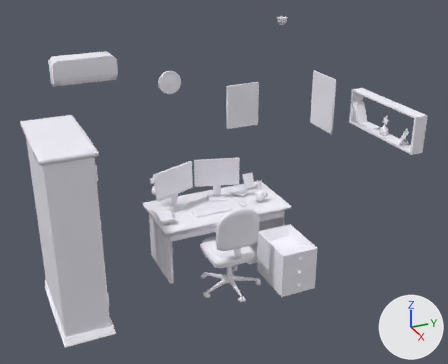
The FBX model Assets/Prefabs/Rooms/Office/Office_low.fbx: old version first, new version second.
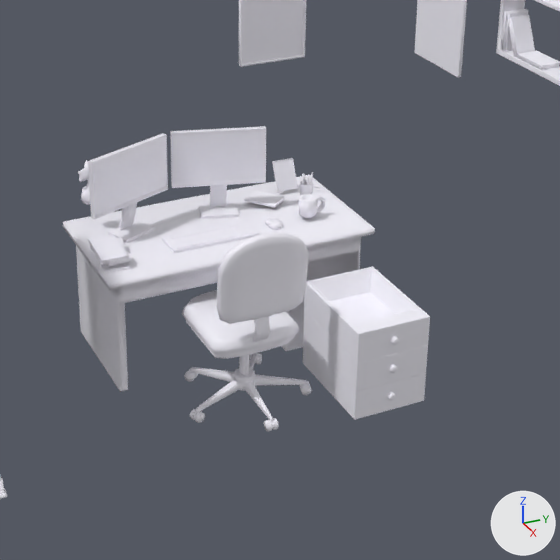
Each version is shown whole from a 50 mm camera at (5.93, -2.57, 3.93) aimed at (0.0, 0.1, 0.97), then close up on the part from 25% to 85% of the width and 27% to 100% of the height. Arrows for +X, +Y and +Z are at lower right; the lights stay in place. Where no turn or scale is listed for an object, it has been applied to the vertices.

The first close-up shows 'NST_Book5_low', 'NST_DeskDrawer1_low', 'NST_DeskDrawer2_low', 'NST_DeskDrawer3_low', 'NST_DrawerHandle1_low', 'NST_DrawerHandle2_low', 'NST_DrawerHandle3_low', 'NST_Keyboard_low', 'NST_Plant_low', 'SM_Books2_low', 'SM_Chair_low', 'SM_Commodes2_low', 'SM_DarkPainting_low', 'SM_Desk_low', 'SM_Mirror_low', 'SM_Monitors_low'.
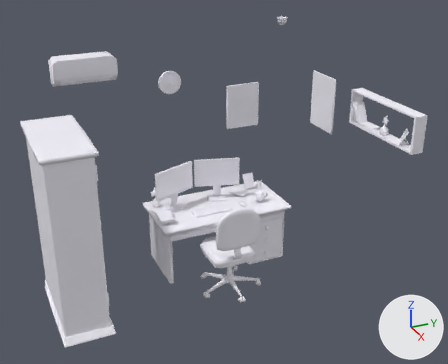
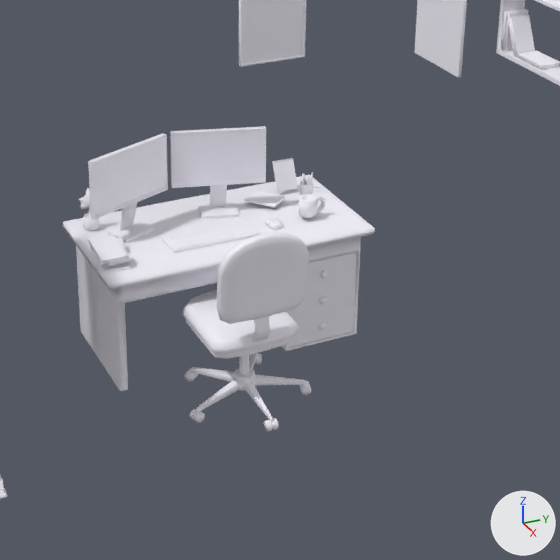
What changed in the scene script:
```text
Change ob_nst_plant_low:
    ob_nst_plant_low.location: (-0.244, -0.651, 0.902) -> (-0.244, -0.651, 0.739)
Change ob_nst_drawerhandle1_low:
    ob_nst_drawerhandle1_low.location: (1.104, 0.492, 0.451) -> (0.34, 0.492, 0.451)
Change ob_nst_drawerhandle3_low:
    ob_nst_drawerhandle3_low.location: (1.104, 0.492, 0.117) -> (0.34, 0.492, 0.117)
Change ob_nst_deskdrawer1_low:
    ob_nst_deskdrawer1_low.location: (0.782, 0.492, 0.457) -> (0.019, 0.492, 0.457)
Change ob_nst_deskdrawer2_low:
    ob_nst_deskdrawer2_low.location: (0.782, 0.492, 0.286) -> (0.019, 0.492, 0.286)
Change ob_nst_deskdrawer3_low:
    ob_nst_deskdrawer3_low.location: (0.782, 0.492, 0.116) -> (0.019, 0.492, 0.116)
Change ob_nst_drawerhandle2_low:
    ob_nst_drawerhandle2_low.location: (1.104, 0.492, 0.284) -> (0.34, 0.492, 0.284)
```

Where the change shows, as pixel boxes [x1, y1, x2, y2] in the close-ups (560 x 560 px):
'NST_DeskDrawer1_low', moved: before [304, 267, 430, 363]; after [306, 252, 357, 290]
'NST_DeskDrawer2_low', moved: before [303, 310, 428, 392]; after [289, 279, 356, 320]
'NST_DeskDrawer3_low', moved: before [303, 337, 426, 420]; after [288, 306, 354, 347]
'NST_Plant_low', moved: before [78, 160, 90, 204]; after [79, 188, 100, 231]
'NST_DrawerHandle1_low', moved: before [390, 336, 399, 345]; after [320, 270, 328, 278]
'NST_DrawerHandle2_low', moved: before [389, 364, 397, 373]; after [319, 296, 327, 304]
'NST_DrawerHandle3_low', moved: before [387, 392, 396, 400]; after [318, 322, 326, 330]
